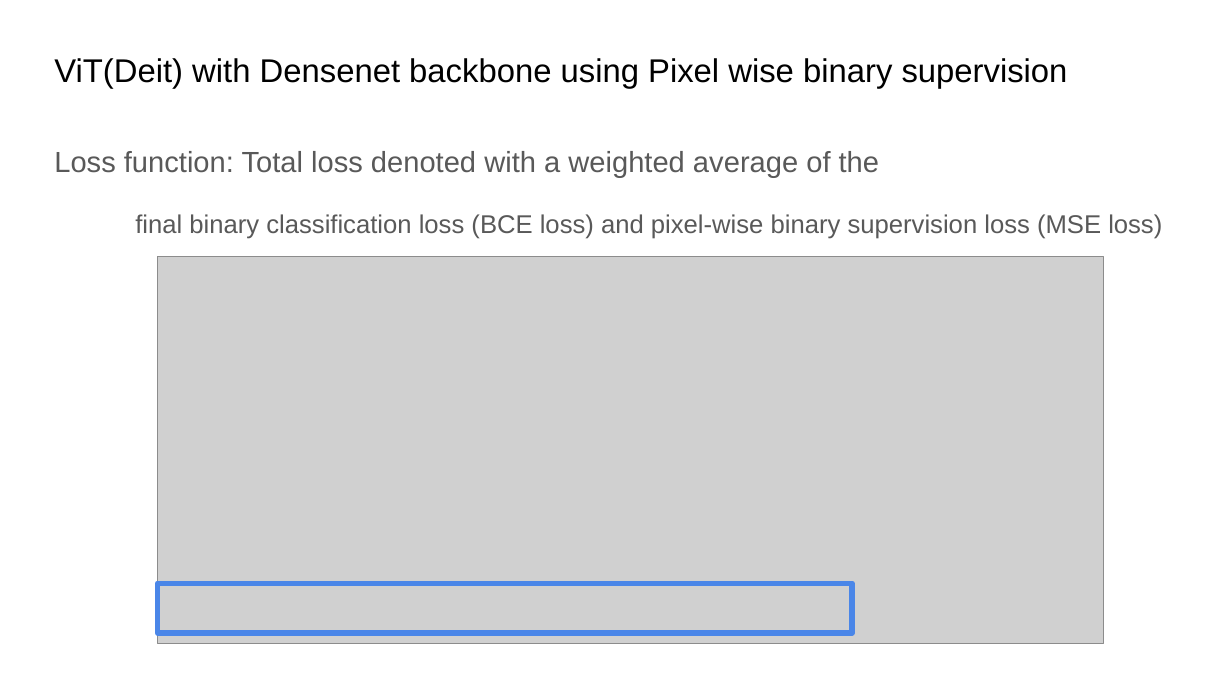
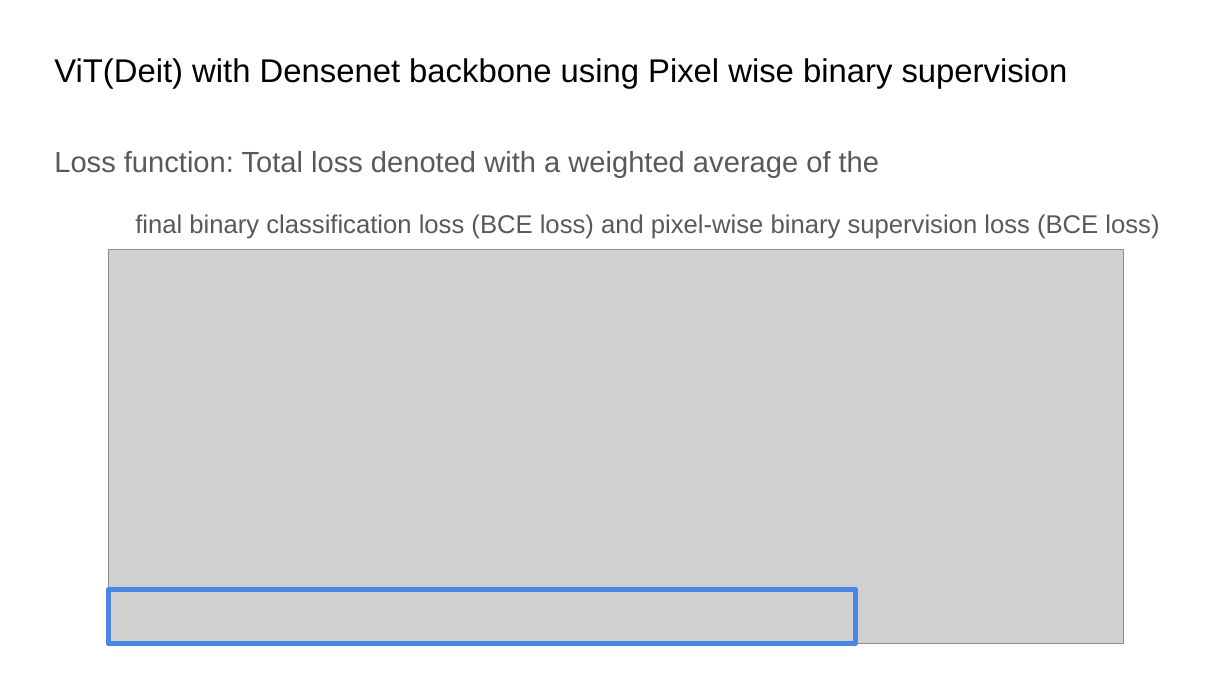
Before and after one commit to D10752002/BTP-Face-Anti-Spoofing, a slide deck: slide 41 of PPTs/Face Anti-Spoofing presentation - BTP work status pre-mid sem.pptx (slide 38 before the commit). Drawn at 1232x693 pixels with LibreOffice and Linux fonts; fonts in the diff are those of the drawing; grey boxes stand for pictures. Boxes give left, top, right and bottom in pixels: in the first picture for what was removed or moved away, otherwise in the second. Text is boxed around its words. In the diff, an @@ line names an element or a change of style, - is before the commit and + after.

```diff
--- a/PPTs/Face Anti-Spoofing presentation - BTP work status pre-mid sem.pptx
+++ b/PPTs/Face Anti-Spoofing presentation - BTP work status pre-mid sem.pptx
@@ text at box(135, 214, 1159, 239): text changed @@
-final binary classification loss (BCE loss) and pixel-wise binary supervision loss (MSE loss)
+final binary classification loss (BCE loss) and pixel-wise binary supervision loss (BCE loss)
@@ picture: place and size @@
-picture at box(158, 256, 1104, 643)
+picture at box(108, 250, 1124, 644)
@@ rectangle: place and size @@
-rectangle at box(158, 583, 853, 633)
+rectangle at box(108, 589, 855, 643)
```
Also in this commit, not shown: 7 other slides changed, 4 slides added.
